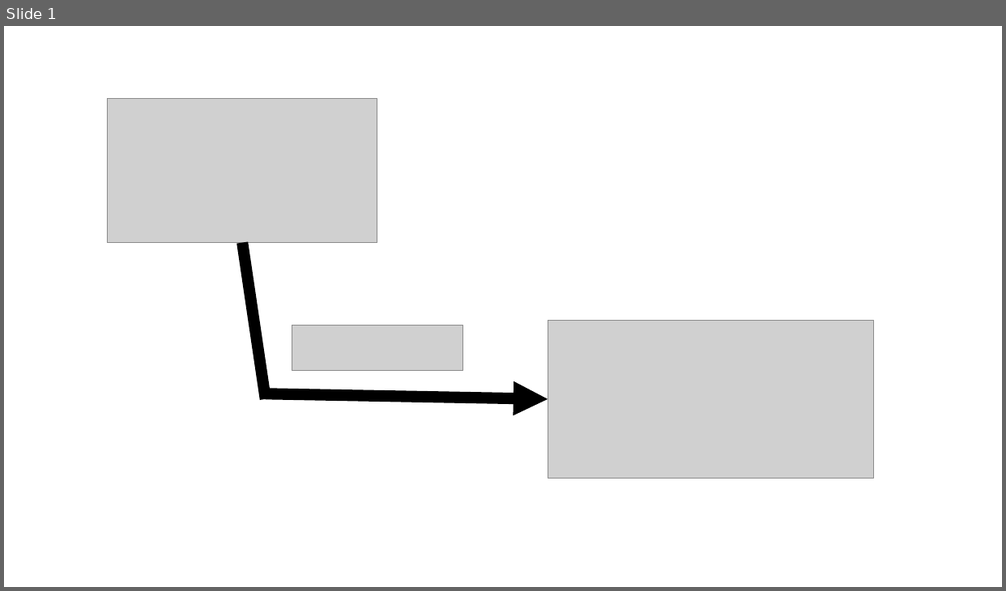
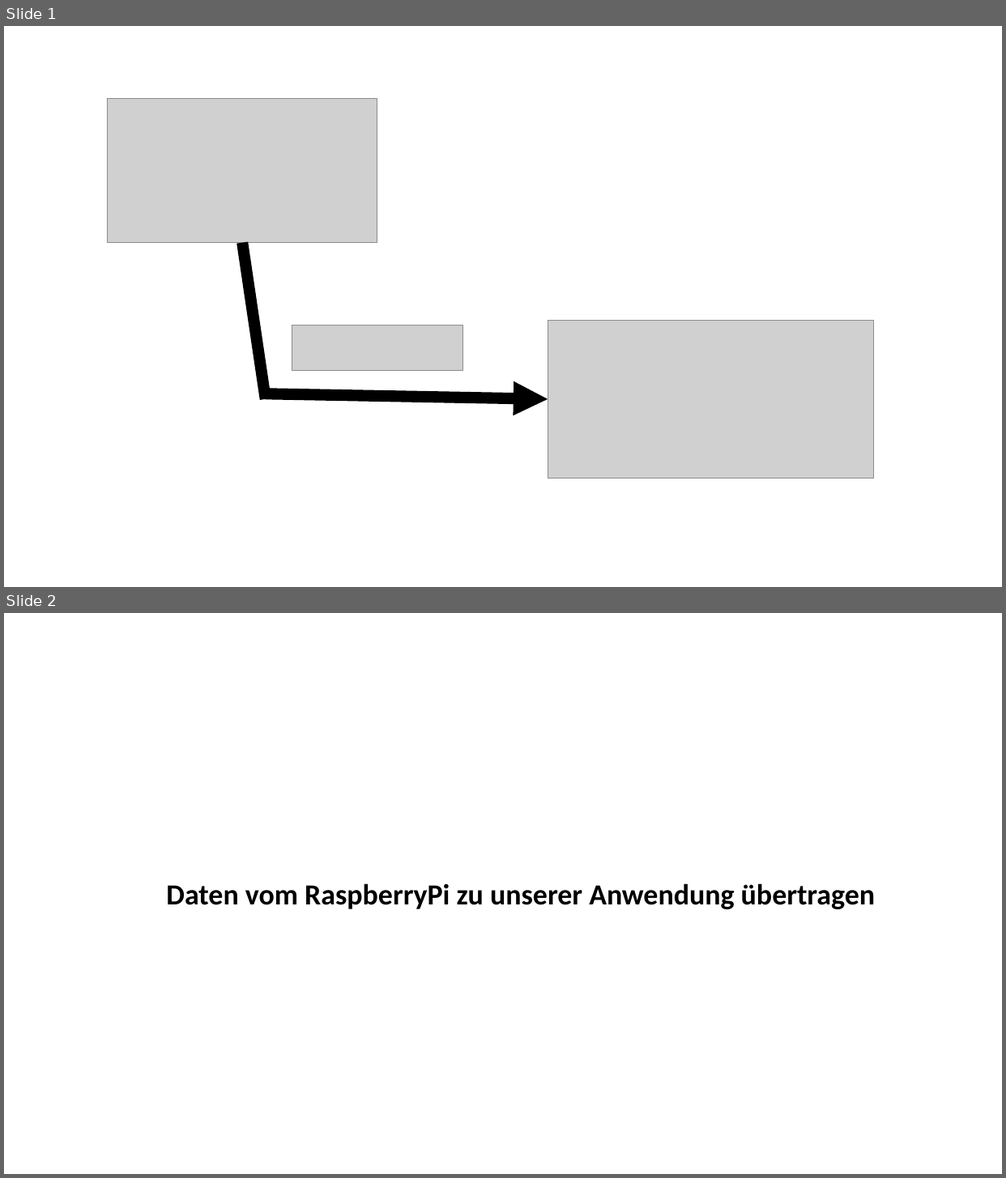
Before and after one commit to osl2/DAQ-Documents, a slide deck: 2-Entwurf/1-Phasenartefakt/Vortrag/Vortrag - Entwurf.pptx. Shown one above the other, each under a label of ours: slide 1 before the commit, slides 1 and 2 after it. The pictures are 1006x591 and 1006x1178 pixels, drawn with LibreOffice and Linux fonts; fonts in the diff are those of the drawing; grey boxes stand for pictures; background and template pictures are left out. Boxes give left, top, right and bottom in pixels: in the first picture for what was removed or moved away, otherwise in the second. Text is boxed around its words. In the diff, an @@ line names an element or a change of style, - is before the commit and + after.

```diff
--- a/2-Entwurf/1-Phasenartefakt/Vortrag/Vortrag - Entwurf.pptx
+++ b/2-Entwurf/1-Phasenartefakt/Vortrag/Vortrag - Entwurf.pptx
@@ slide 2 added at (4, 613, 1002, 1174), background picture (left out) @@
@@ text added at (166, 884, 875, 909), 28 pt, text #000000, bold @@
+Daten vom RaspberryPi zu unserer Anwendung übertragen
```
Also in this commit, not shown: 14 other slides added, 13 slides removed, 5 other files.
